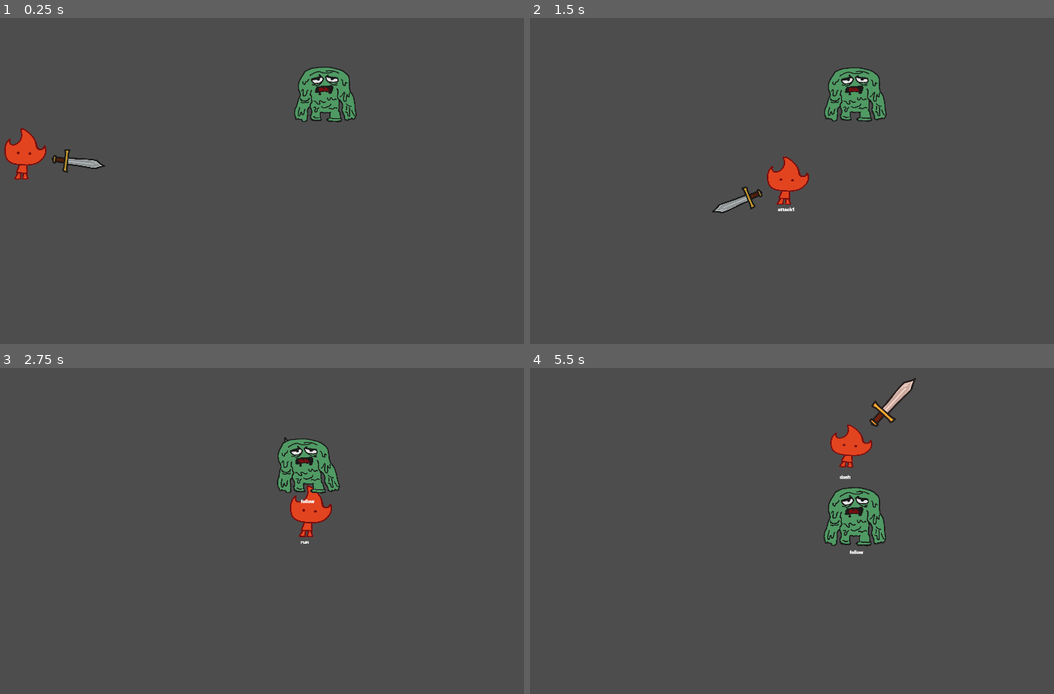
Above: before the commit, frames 1-4 (two rows, left to right).
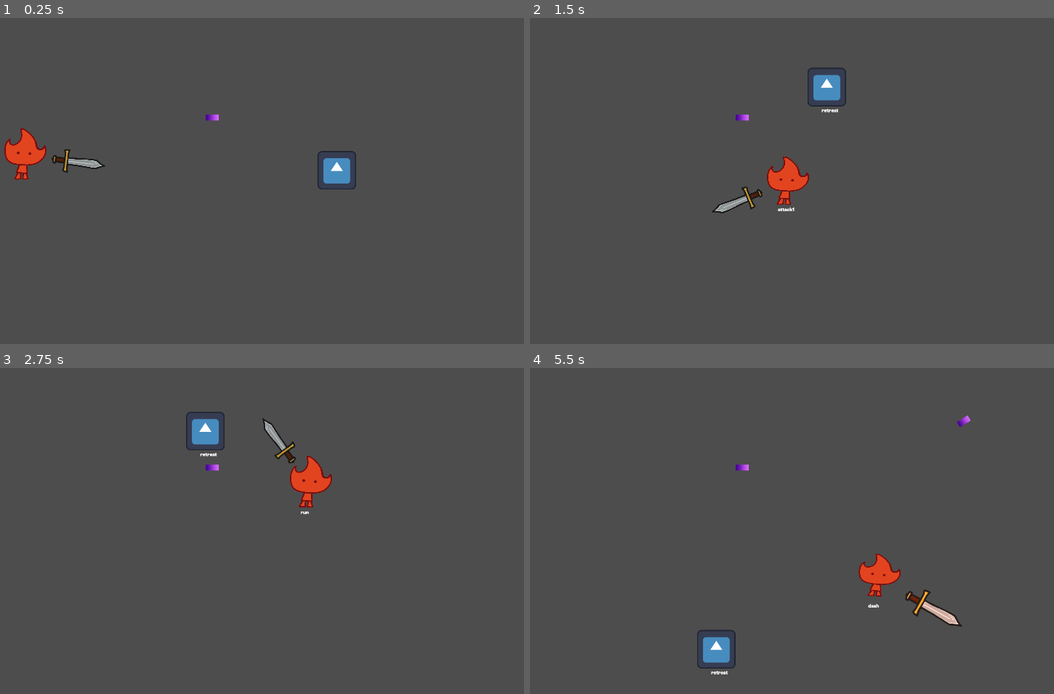
Above: after the commit, the same moments.

Repository: BendenizMustafaCengiz/Brackeys-Jam-2026.1
Game: Godot game, scene res://Scenes/mustafa_deneme.tscn
The game is run twice, just before and just after one commit, with the same random seed, the same clock (stepped at 60 frames per second) and the same inputs. The project has no main scene, so this scene is started directly. The engine's default icon, where the game draws it, is replaced by a stand-in: a white triangle on a blue panel in a dark square.
Inputs (mouse positions are in pixels of both pictures, inside the frame that each line leads up to):
- Up to frame 1 (0.25 s): no input
- Up to frame 2 (1.5 s): move the mouse to (891, 164) at 0.52 s; hold Right (right) 0.53-1.28 s; tap Shift (dash) at 0.6 s; move the mouse to (645, 197) at 1.27 s; hold S (down) from 1.28 s (still down); click (645, 197) at 1.35 s
- Up to frame 3 (2.75 s): move the mouse to (293, 459) at 2.02 s; release S (down) at 2.03 s; hold Right (right) from 2.03 s (still down); tap Shift (dash) at 2.1 s
- Up to frame 4 (5.5 s): move the mouse to (734, 596) at 2.77 s; release Right (right) at 2.78 s; hold W (up) 2.78-3.53 s; click (734, 596) at 2.85 s; move the mouse to (938, 579) at 3.52 s; hold Left (left) 3.53-5.03 s; tap Shift (dash) at 3.6, 5.1 s; move the mouse to (587, 482) at 4.27 s; click (587, 482) at 4.35 s; move the mouse to (792, 531) at 5.02 s; hold S (down) from 5.03 s (still down)

The runs differ from the first frame. In frame 1, 2.1% of the frame differs, in the area x 39-69%, y 14-53%; in frame 2, 1.9%; in frame 3, 3.0%; in frame 4, 4.3%, in the area x 31-85%, y 3-94%.

Commit message:
ranged enemy

Diff:
--- /dev/null
+++ b/Scenes/enemy_ranged.tscn
@@ -0,0 +1,70 @@
+[gd_scene format=3 uid="uid://ke06myf5cmfu"]
+
+[ext_resource type="Script" uid="uid://mhfidpknp1ci" path="res://Scripts/enemy_ranged.gd" id="1_3bg5g"]
+[ext_resource type="Texture2D" uid="uid://bicjuntfh5e7m" path="res://icon.svg" id="2_htpsb"]
+[ext_resource type="Script" uid="uid://7gpps5mm7cnc" path="res://Scripts/States/state_machine.gd" id="3_htpsb"]
+[ext_resource type="Script" uid="uid://b0mgc02kg6jbt" path="res://Scripts/States/enemy_states/enemy_ranged_follow.gd" id="4_t233f"]
+[ext_resource type="Script" uid="uid://bglb8f73l40vc" path="res://Scripts/States/enemy_states/enemy_ranged_retreat.gd" id="5_5j68v"]
+[ext_resource type="Script" uid="uid://cm1ws4sf4stcf" path="res://Scripts/States/enemy_states/enemy_ranged_attack.gd" id="5_kowwf"]
+
+[sub_resource type="RectangleShape2D" id="RectangleShape2D_t233f"]
+size = Vector2(122, 126)
+
+[sub_resource type="Animation" id="Animation_t233f"]
+resource_name = "new_animation"
+
+[sub_resource type="AnimationLibrary" id="AnimationLibrary_kowwf"]
+_data = {
+&"new_animation": SubResource("Animation_t233f")
+}
+
+[node name="EnemyRanged" type="CharacterBody2D" unique_id=602971446]
+motion_mode = 1
+script = ExtResource("1_3bg5g")
+
+[node name="Sprite2D" type="Sprite2D" parent="." unique_id=2053076233]
+texture = ExtResource("2_htpsb")
+
+[node name="CollisionShape2D" type="CollisionShape2D" parent="." unique_id=1403542938]
+shape = SubResource("RectangleShape2D_t233f")
+
+[node name="StateMachine" type="Node" parent="." unique_id=1071155965 node_paths=PackedStringArray("initial_state", "state_label")]
+script = ExtResource("3_htpsb")
+initial_state = NodePath("follow")
+state_label = NodePath("../Label")
+
+[node name="follow" type="Node" parent="StateMachine" unique_id=566969481 node_paths=PackedStringArray("enemy", "animation_player")]
+script = ExtResource("4_t233f")
+enemy = NodePath("../..")
+animation_player = NodePath("../../AnimationPlayer")
+
+[node name="retreat" type="Node" parent="StateMachine" unique_id=1546491574 node_paths=PackedStringArray("enemy", "animation_player")]
+script = ExtResource("5_5j68v")
+enemy = NodePath("../..")
+animation_player = NodePath("../../AnimationPlayer")
+
+[node name="attack" type="Node" parent="StateMachine" unique_id=1090475047 node_paths=PackedStringArray("random_movement_timer", "enemy", "animation_player", "attack_timer")]
+script = ExtResource("5_kowwf")
+random_movement_timer = NodePath("../../random_movement_timer")
+enemy = NodePath("../..")
+animation_player = NodePath("../../AnimationPlayer")
+attack_timer = NodePath("../../attack_timer")
+
+[node name="AnimationPlayer" type="AnimationPlayer" parent="." unique_id=1795590253]
+libraries/ = SubResource("AnimationLibrary_kowwf")
+
+[node name="attack_timer" type="Timer" parent="." unique_id=387591655]
+
+[node name="random_movement_timer" type="Timer" parent="." unique_id=1770659748]
+
+[node name="Label" type="Label" parent="." unique_id=367921579]
+offset_left = -17.0
+offset_top = 68.0
+offset_right = 23.0
+offset_bottom = 87.0
+
+[node name="shooting_pos" type="Marker2D" parent="." unique_id=1191220714]
+position = Vector2(91, 0)
+
+[connection signal="timeout" from="attack_timer" to="StateMachine/attack" method="_on_attack_timer_timeout"]
+[connection signal="timeout" from="random_movement_timer" to="StateMachine/attack" method="_on_random_movement_timer_timeout"]
--- a/Scenes/mustafa_deneme.tscn
+++ b/Scenes/mustafa_deneme.tscn
@@ -1,12 +1,16 @@
 [gd_scene format=3 uid="uid://bof5rxdy2vbd8"]
 
 [ext_resource type="PackedScene" uid="uid://c8eh4pqxs4pdn" path="res://Scenes/player.tscn" id="1_8wtqn"]
-[ext_resource type="PackedScene" uid="uid://d3515fw65lvj" path="res://Scenes/enemy_2.tscn" id="2_8wtqn"]
+[ext_resource type="PackedScene" uid="uid://ke06myf5cmfu" path="res://Scenes/enemy_ranged.tscn" id="2_8wtqn"]
+[ext_resource type="PackedScene" uid="uid://bwuig8b4ffs2m" path="res://Scenes/projectile.tscn" id="3_jdlw4"]
 
 [node name="mustafa_deneme" type="Node" unique_id=1994785618]
 
 [node name="Player" parent="." unique_id=946385579 instance=ExtResource("1_8wtqn")]
 position = Vector2(269, 457)
 
-[node name="Enemy2" parent="." unique_id=725837146 instance=ExtResource("2_8wtqn")]
-position = Vector2(1264, 260)
+[node name="EnemyRanged" parent="." unique_id=602971446 instance=ExtResource("2_8wtqn")]
+position = Vector2(1376, 508)
+
+[node name="Projectile" parent="." unique_id=861671206 instance=ExtResource("3_jdlw4")]
+position = Vector2(889, 330)
--- /dev/null
+++ b/Scenes/projectile.tscn
@@ -0,0 +1,27 @@
+[gd_scene format=3 uid="uid://bwuig8b4ffs2m"]
+
+[ext_resource type="Script" uid="uid://b257jam7knx57" path="res://Scripts/projectile.gd" id="1_f8cdk"]
+
+[sub_resource type="Gradient" id="Gradient_yr2qt"]
+interpolation_mode = 2
+colors = PackedColorArray(0.27180573, 0.0008857021, 0.583065, 1, 0.85112727, 0.40919524, 1, 1)
+
+[sub_resource type="GradientTexture1D" id="GradientTexture1D_tl4hk"]
+gradient = SubResource("Gradient_yr2qt")
+
+[sub_resource type="RectangleShape2D" id="RectangleShape2D_d4467"]
+size = Vector2(42, 20)
+
+[node name="Projectile" type="Area2D" unique_id=861671206]
+top_level = true
+script = ExtResource("1_f8cdk")
+
+[node name="Sprite2D" type="Sprite2D" parent="." unique_id=1046735833]
+position = Vector2(0, -4.7683716e-07)
+scale = Vector2(0.1640625, 19.999996)
+texture = SubResource("GradientTexture1D_tl4hk")
+
+[node name="CollisionShape2D" type="CollisionShape2D" parent="." unique_id=2147115863]
+shape = SubResource("RectangleShape2D_d4467")
+
+[connection signal="body_entered" from="." to="." method="_on_body_entered"]
--- /dev/null
+++ b/Scripts/States/enemy_states/enemy_ranged_attack.gd
@@ -0,0 +1,50 @@
+extends State
+class_name EnemyRangedAttack
+
+@export var random_movement_timer: Timer
+@export var enemy: CharacterBody2D
+@export var animation_player: AnimationPlayer
+@export var attack_timer: Timer
+var rot_dir: int = 1
+var rot_degree: float
+var dir_to_player :Vector2
+
+var player : Player
+func enter() -> void:
+	if !player:
+		player = get_tree().get_first_node_in_group("player")
+	choose_random_rot_dir()
+	animation_player.play("new_animation")
+	attack_timer.start()
+	random_movement_timer.start(randf_range(1,3))
+
+func physics_update(delta : float) -> void:
+	var distance_to_player : float = (player.global_position - enemy.global_position).length()
+	if distance_to_player > enemy.wide_range:
+		transitioned.emit(self, "follow")
+	elif distance_to_player < enemy.min_range:
+		transitioned.emit(self,"retreat")
+
+
+	dir_to_player = (player.global_position-enemy.global_position).normalized()
+	var dir: Vector2 = dir_to_player.rotated(deg_to_rad(rot_degree))
+	enemy.position+= dir * enemy.speed * delta * rot_dir
+
+func exit() -> void:
+	attack_timer.stop()
+
+
+func _on_random_movement_timer_timeout() -> void:
+	choose_random_rot_dir()
+	random_movement_timer.start(randf_range(1,3))
+
+func choose_random_rot_dir():
+	if randf() > 0.5:
+		rot_dir = 1
+	else:
+		rot_dir = -1
+	rot_degree = randf_range(80,100)
+
+
+func _on_attack_timer_timeout() -> void:
+	enemy.attack(dir_to_player)
--- /dev/null
+++ b/Scripts/States/enemy_states/enemy_ranged_follow.gd
@@ -0,0 +1,20 @@
+extends State
+class_name EnemyRangedFollow
+
+
+@export var enemy: CharacterBody2D
+@export var animation_player: AnimationPlayer
+var player: Player
+
+func enter() -> void:
+	if !player:
+		player = get_tree().get_first_node_in_group("player")
+	animation_player.play("new_animation")
+
+func physics_update(delta : float) -> void:
+	var dir: Vector2 = (player.global_position - enemy.global_position).normalized()
+	enemy.position += enemy.speed * dir *delta
+
+	var distance_to_player : float = (player.global_position - enemy.global_position).length()
+	if distance_to_player < enemy.attack_range:
+		transitioned.emit(self, "attack")
--- /dev/null
+++ b/Scripts/States/enemy_states/enemy_ranged_retreat.gd
@@ -0,0 +1,32 @@
+extends State
+class_name EnemyRangedRetreat
+
+@export var enemy: CharacterBody2D
+@export var animation_player: AnimationPlayer
+var player : Player
+
+var rot_dir: int = 1
+var rot_degree: float
+
+func enter() -> void:
+	if !player:
+		player = get_tree().get_first_node_in_group("player")
+	animation_player.play("new_animation")
+	choose_random_rot_dir()
+
+func physics_update(delta : float) -> void:
+	var dir = -(player.global_position-enemy.global_position).normalized()
+	dir = dir.rotated(rot_dir * rot_degree)
+	enemy.position+= dir * enemy.retreat_speed * delta
+
+	var distance_to_player : float = (player.global_position - enemy.global_position).length()
+	if distance_to_player > enemy.attack_range:
+		transitioned.emit(self, "follow")
+
+
+func choose_random_rot_dir():
+	if randf() > 0.5:
+		rot_dir = 1
+	else:
+		rot_dir = -1
+	rot_degree = randf_range(PI/8,PI/4)
--- /dev/null
+++ b/Scripts/enemy_ranged.gd
@@ -0,0 +1,29 @@
+extends Enemy
+
+
+var attack_range: int # range in içine giren olursa ateş et
+var wide_range: int # bu range den çıkarsa takip et
+var min_range: int # bu rangein içine girersen geri kaç
+var retreat_speed: int
+@onready var shooting_pos: Marker2D = $shooting_pos
+const PROJ : PackedScene = preload("res://Scenes/projectile.tscn")
+
+func _physics_process(_delta: float) -> void:
+	move_and_slide()
+
+
+func _ready() -> void:
+	init_stats(Save.rooms_cleared)
+
+func init_stats(room_no: int):
+	speed = 300
+	attack_range = 600
+	wide_range = 700
+	min_range = 300
+	retreat_speed = 500
+
+func attack(dir: Vector2):
+	var new_proj = PROJ.instantiate()
+	new_proj.global_position = shooting_pos.global_position
+	shooting_pos.add_child(new_proj)
+	new_proj.shoot(dir.rotated(randf_range(-PI/10,PI/10)))
--- a/Scripts/player.gd
+++ b/Scripts/player.gd
@@ -38,5 +38,4 @@
 
 
 func _on_dash_cooldown_timeout() -> void:
-	print("oldu mu")
 	can_dash = true
--- /dev/null
+++ b/Scripts/projectile.gd
@@ -0,0 +1,22 @@
+extends Area2D
+
+var damage: int = 10
+var speed: int = 1200
+var shooting_dir: Vector2 = Vector2.ZERO
+var dist: float = 0.0
+
+
+func _process(delta: float) -> void:
+	if shooting_dir != Vector2.ZERO:
+		position += shooting_dir*speed*delta
+		dist += speed*delta
+		if dist > 2500:
+			queue_free()
+func _on_body_entered(body: Node2D) -> void:
+	if body is Player:
+		body.hit(damage)
+
+
+func shoot(dir: Vector2):
+	shooting_dir = dir
+	rotation = Vector2.RIGHT.angle_to(shooting_dir)
Not shown, added: Scripts/States/enemy_states/enemy_ranged_attack.gd.uid
Not shown, added: Scripts/States/enemy_states/enemy_ranged_follow.gd.uid
Not shown, added: Scripts/States/enemy_states/enemy_ranged_retreat.gd.uid
Not shown, added: Scripts/enemy_ranged.gd.uid
Not shown, added: Scripts/projectile.gd.uid
